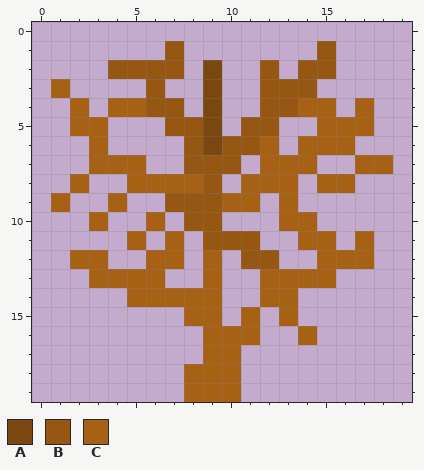
One commit to this pixel-art sprite: assets/Sprites/154.png. Above, as it was before the edit.
The file is 20x20 pixels. Colours within 5 levels of each other are drawn and written as one.
Palette (. is transparent): A #79470f  B #965712  C #a76114
Pixels before, first column x 1:
 1 ......B.......B...
 2 ...BBBB.A..B.BB...
 3 C....B..A..BBB....
 4 .C.CCBB.A..BBCC.C.
 5 .CC...BBA.BB..CCC.
 6 ..C....BABBC.CCC..
 7 ..CCC..BBB.CCC..CC
 8 .C..CCCCB.CCC.CC..
 9 C..C..BBBCC.C.....
10 ..C..C.BB...CC....
11 ....C.C.BBB..CC.C.
12 .CC..CC.C.BB..CCC.
13 ..CCCC..C..CCCC...
14 ....CCCCC..CC.....
15 .......CC.C.C.....
16 ........CCC..C....
17 ........CC........
18 .......CCC........
19 .......CCC........
After:
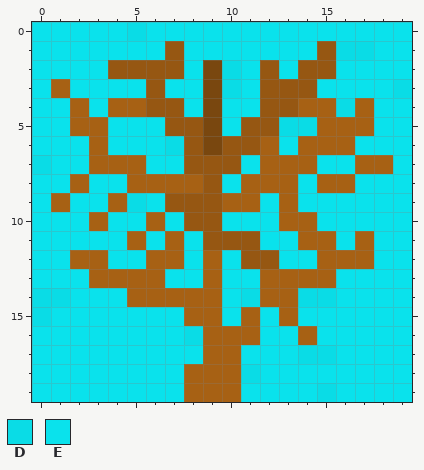
Colours new in this view: D #0adce6  E #0ae2ec
The exact change:
y 0: x 0..19 .................... -> EEEEEDEEEEEEEEEEEEEE
y 1: x 0..6 ....... -> EEEEEEE; x 8..14 ....... -> EEEEEEE; x 16..19 .... -> DDEE
y 2: x 0..3 .... -> EEEE; x 8 . -> E; x 10..11 .. -> DE; x 13 . -> E; x 16..19 .... -> EEEE
y 3: x 0 . -> E; x 2..5 .... -> EEEE; x 7..8 .. -> EE; x 10..11 .. -> DE; x 15..19 ..... -> EEEED
y 4: x 0..1 .. -> EE; x 3 . -> E; x 8 . -> E; x 10..11 .. -> EE; x 16 . -> D; x 18..19 .. -> EE
y 5: x 0..1 .. -> EE; x 4..6 ... -> EEE; x 10 . -> E; x 13..14 .. -> DD; x 18..19 .. -> EE
y 6: x 0..2 ... -> EEE; x 4..7 .... -> EEED; x 13 . -> E; x 17..19 ... -> EEE
y 7: x 0..2 ... -> DEE; x 6..7 .. -> EE; x 11 . -> E; x 15..16 .. -> EE; x 19 . -> E
y 8: x 0..1 .. -> EE; x 3..4 .. -> EE; x 10 . -> E; x 14 . -> E; x 17..19 ... -> EEE
y 9: x 0 . -> E; x 2..3 .. -> EE; x 5..6 .. -> DE; x 12 . -> E; x 14..19 ...... -> EEEEEE
y 10: x 0..2 ... -> EEE; x 4..5 .. -> EE; x 7 . -> E; x 10..12 ... -> EEE; x 15..19 ..... -> EEEEE
y 11: x 0..4 ..... -> EEEEE; x 6 . -> E; x 8 . -> E; x 12..13 .. -> EE; x 16 . -> E; x 18..19 .. -> EE
y 12: x 0..1 .. -> EE; x 4..5 .. -> EE; x 8 . -> E; x 10 . -> E; x 13..14 .. -> EE; x 18..19 .. -> EE
y 13: x 0..2 ... -> EEE; x 7..8 .. -> EE; x 10..11 .. -> EE; x 16..19 .... -> EEEE
y 14: x 0..4 ..... -> DDEEE; x 10..11 .. -> ED; x 14..19 ...... -> DDEEEE
y 15: x 0..7 ........ -> DEEEEEEE; x 10 . -> E; x 12 . -> E; x 14..19 ...... -> EEEEEE
y 16: x 0..8 ......... -> EEEEEEEED; x 12..13 .. -> EE; x 15..19 ..... -> EEEEE
y 17: x 0..8 ......... -> EEEEEEEEE; x 11..19 ......... -> EEEDDEEEE
y 18: x 0..7 ........ -> EEEEEEEE; x 11..19 ......... -> DEEEEEEEE
y 19: x 0..7 ........ -> EEEEEEEE; x 11..19 ......... -> EEEEDEEEE
Boxes around the changes in both pictures, in picture pixels (x1, y1, x2, y2):
added: (32, 22, 412, 402)
